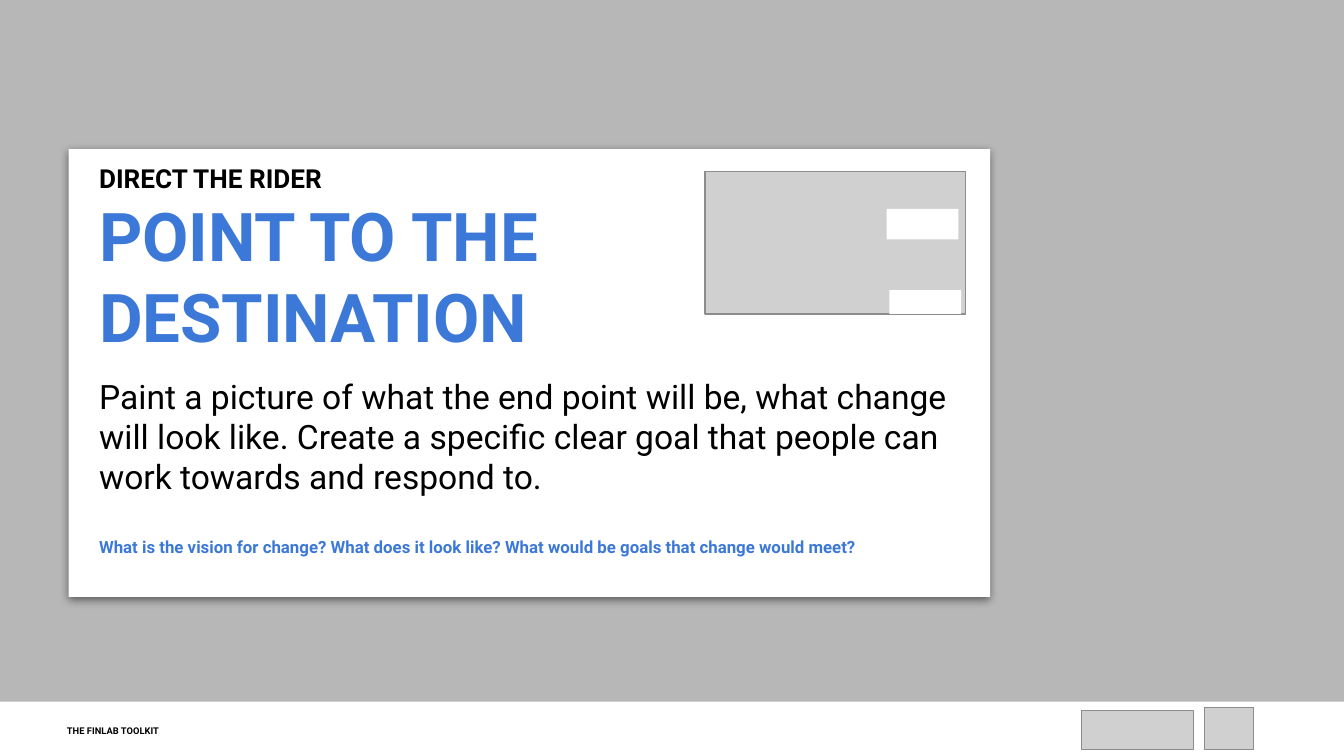
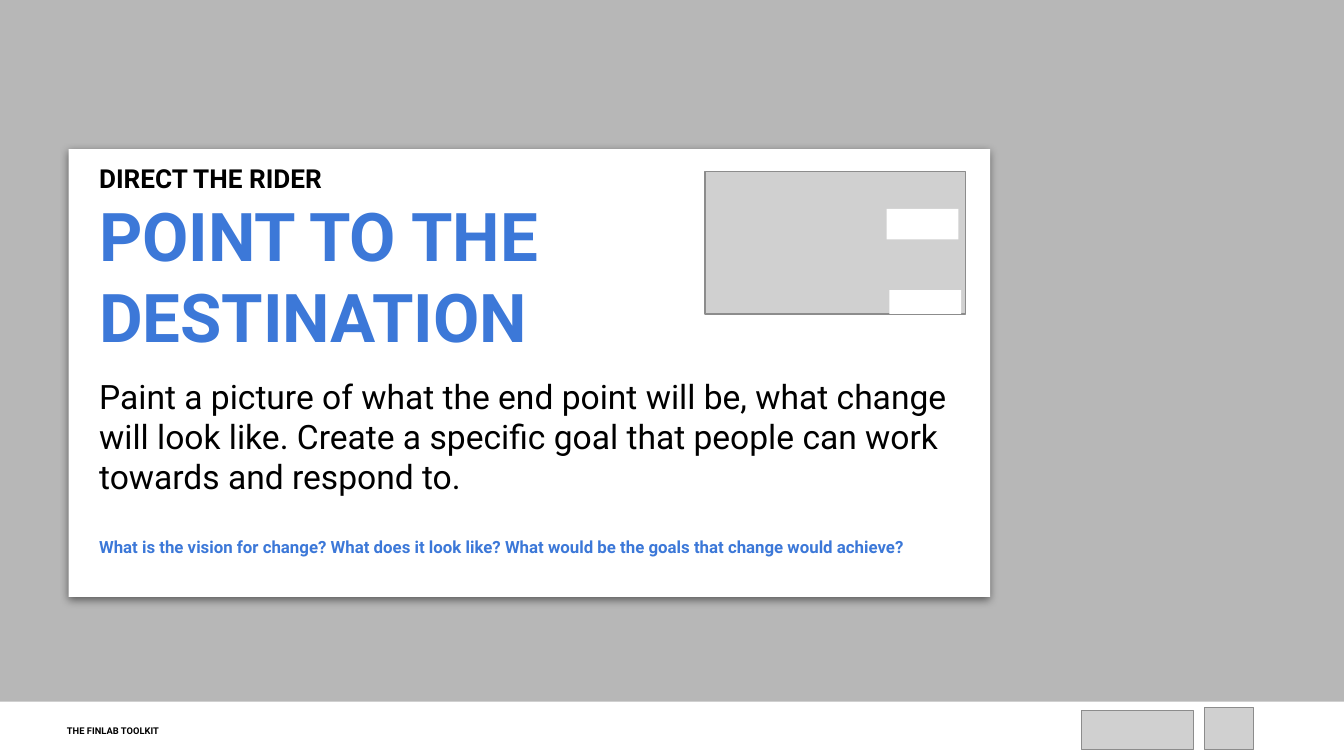
Before and after one commit to finlab-uncdf/finlab-uncdf.github.io, a slide deck: slide 7 of files/tools/decks/SWITCH Framework_FacilitationDeck.pptx. Drawn at 1344x756 pixels with LibreOffice and Linux fonts; fonts in the diff are those of the drawing; grey boxes stand for pictures. Boxes give left, top, right and bottom in pixels: in the first picture for what was removed or moved away, otherwise in the second. Text is boxed around its words. In the diff, an @@ line names an element or a change of style, - is before the commit and + after.

```diff
--- a/files/tools/decks/SWITCH Framework_FacilitationDeck.pptx
+++ b/files/tools/decks/SWITCH Framework_FacilitationDeck.pptx
@@ text at bbox=[99, 383, 947, 557]: text changed @@
-Paint a picture of what the end point will be, what change will look like. Create a specific clear goal that people can work towards and respond to.
-What is the vision for change? What does it look like? What would be goals that change would meet?
+Paint a picture of what the end point will be, what change will look like. Create a specific goal that people can work towards and respond to.
+What is the vision for change? What does it look like? What would be the goals that change would achieve?
```
Also in this commit, not shown: 9 other slides changed, 6 other files.
